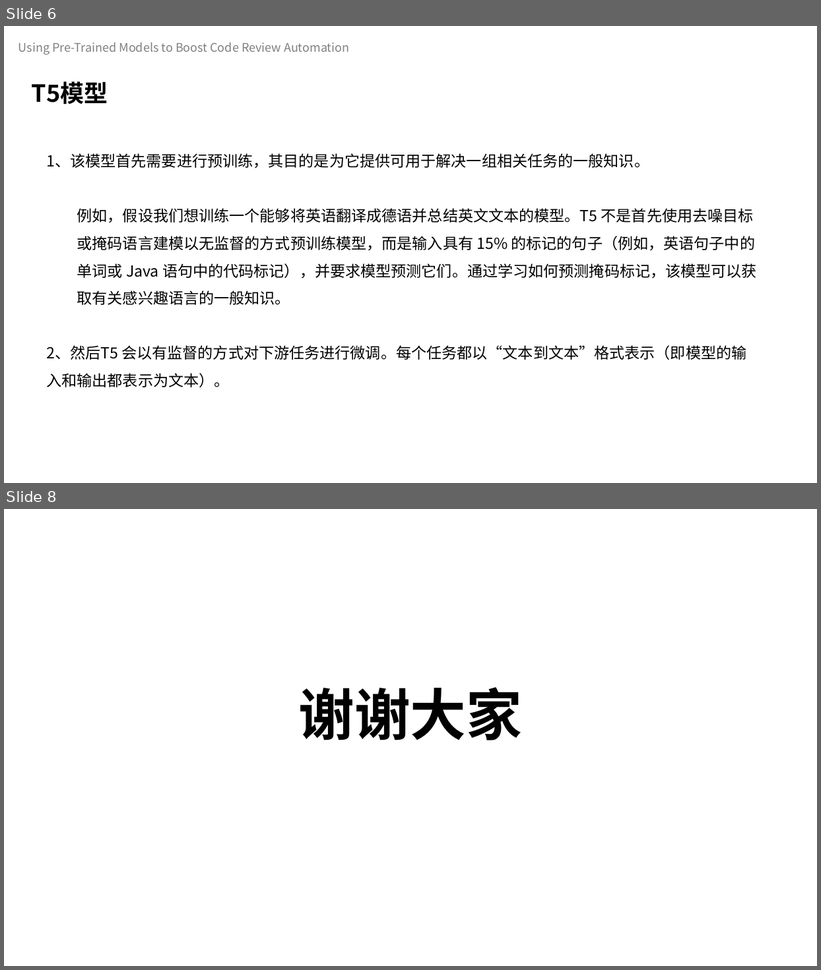
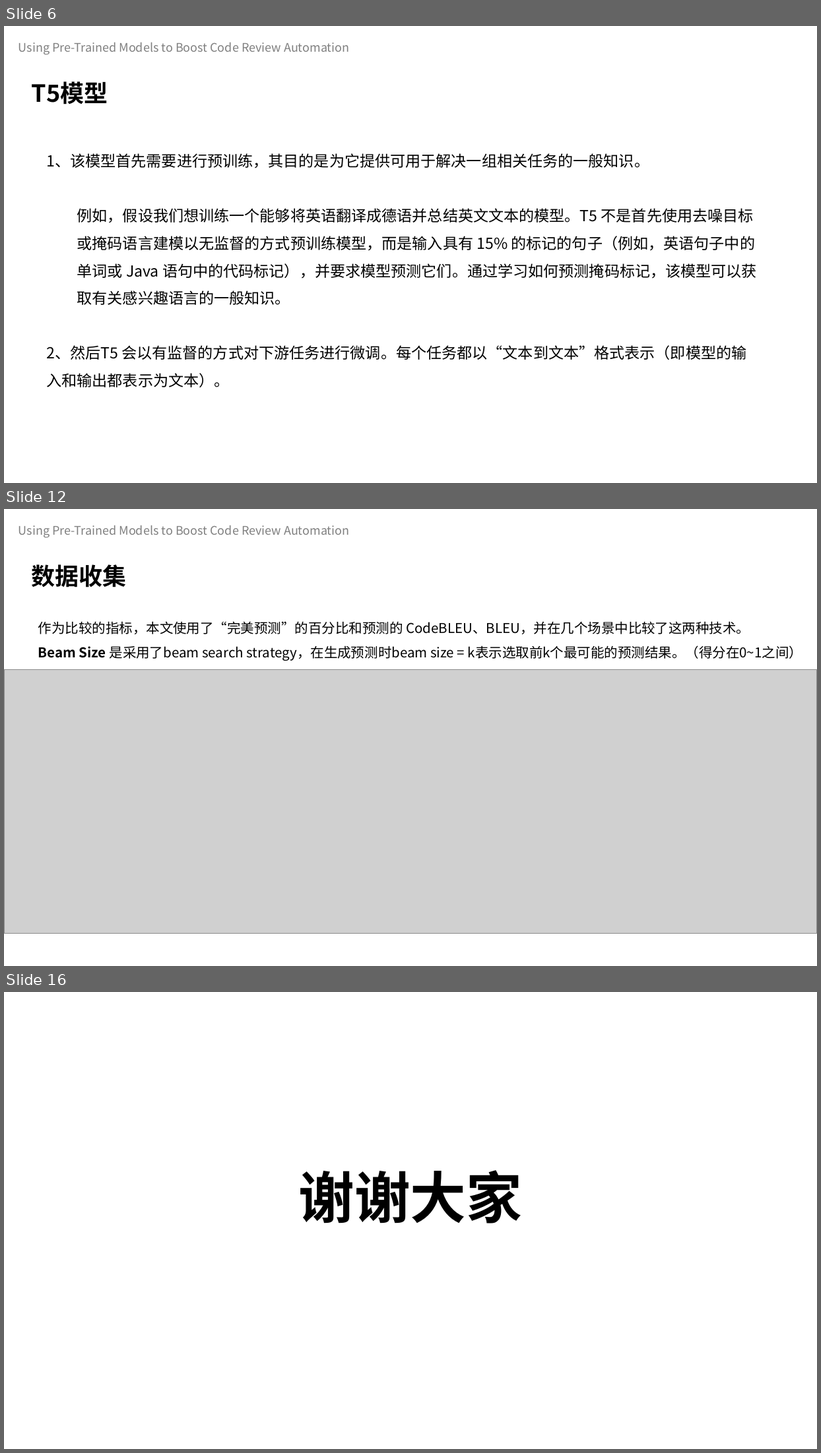
Before and after one commit to celeste-lingshi/Celeste, a slide deck: 汇报/软件测试展示_222126_项桂巳雨.pptx. Shown one above the other, each under a label of ours: slides 6 and 8 before the commit, slides 6, 12 and 16 after it; the slides between them are not shown. The pictures are 821x970 and 821x1453 pixels, drawn with LibreOffice and Linux fonts; fonts in the diff are those of the drawing; grey boxes stand for pictures. Boxes give left, top, right and bottom in pixels: in the first picture for what was removed or moved away, otherwise in the second. Text is boxed around its words. In the diff, an @@ line names an element or a change of style, - is before the commit and + after.

```diff
--- a/汇报/软件测试展示_222126_项桂巳雨.pptx
+++ b/汇报/软件测试展示_222126_项桂巳雨.pptx
@@ slide 12 added at (4,509,817,966), background #FFFFFF @@
@@ text added at (19,525,349,538), 14 pt, text #808080 @@
+Using Pre-Trained Models to Boost Code Review Automation
@@ text added at (32,564,127,588), 28 pt, text #000000, bold @@
+数据收集
@@ text added at (38,621,803,661), 16 pt, text #000000 @@
+作为比较的指标，本文使用了“完美预测”的百分比和预测的 CodeBLEU、BLEU，并在几个场景中比较了这两种技术。
+Beam Size 是采用了beam search strategy，在生成预测时beam size = k表示选取前k个最可能的预测结果。（得分在0~1之间）
@@ picture added at (4,670,817,934) @@
@@ what was slide 8 is now slide 16 @@
```
Also in this commit, not shown: 4 slides changed, 7 other slides added.
